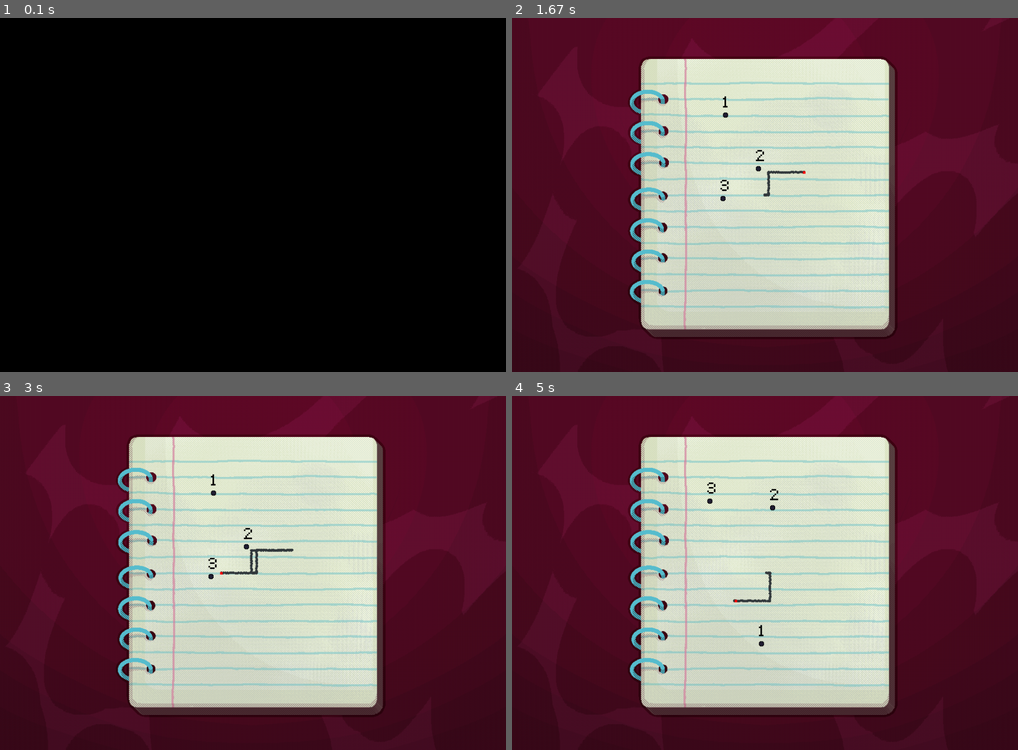
Above: before the commit, frames 1-4 (two rows, left to right).
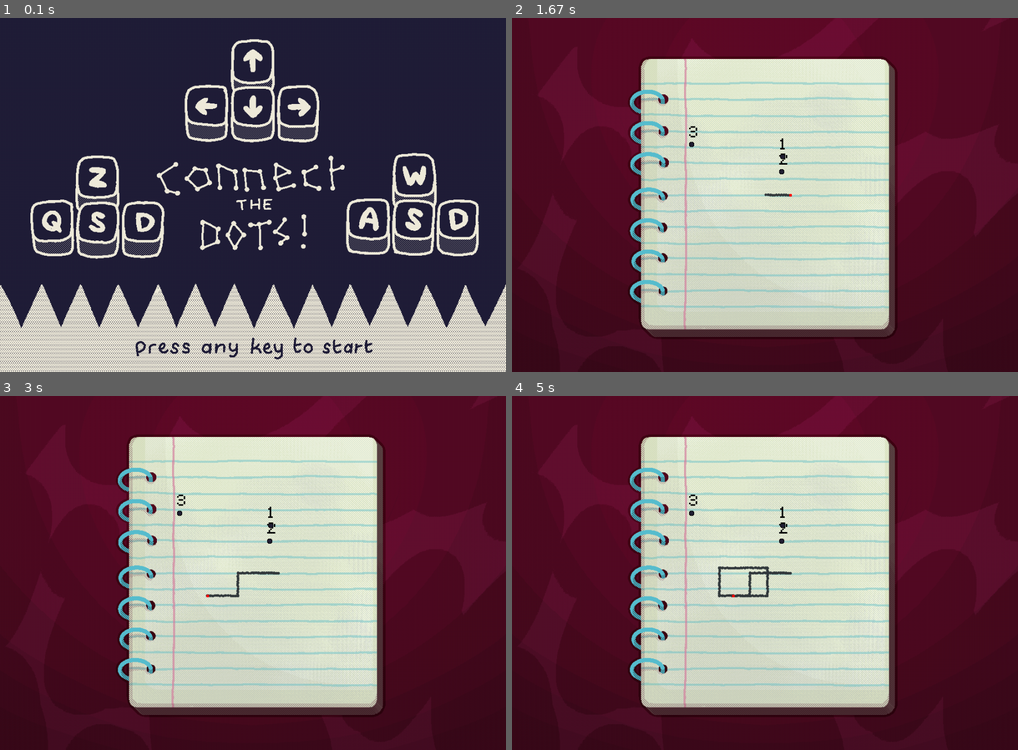
Above: after the commit, the same moments.

Repository: chmestan/Pygame---Connect-the-dots
Game: pygame game, started from game.py
Same seed, same stepped clock (60 frames per second), same inputs: the game is played once before the commit and once after it.
Inputs:
- Up to frame 1 (0.1 s): no input
- Up to frame 2 (1.67 s): hold Right 0.33-0.8 s; hold Up 0.83-1.13 s; hold Right 1.17-1.63 s
- Up to frame 3 (3 s): hold Left 1.67-2.2 s; hold Down 2.23-2.53 s; hold Left 2.57-2.97 s
- Up to frame 4 (5 s): hold Up 3-3.37 s; hold Right 3.4-4.03 s; hold Down 4.07-4.43 s; hold Left 4.47-4.93 s; hold Right from 4.97 s (still down)

The runs differ from the first frame. In frame 1, 100% of the frame differs, in the area x 0-100%, y 0-100%; in frame 2, 0.4%; in frame 3, 0.6%; in frame 4, 0.7%.

Commit message:
Add image, sound and bug fixing

Diff:
--- a/game.py
+++ b/game.py
@@ -17,7 +17,6 @@
 play_zone = ((345, 685),(130,570))
 
 def DotPlacements(spacing):
-    spacing = spacing
 
     width0_placement = int(play_zone[0][0]/spacing) + 2
     height0_placement = int(play_zone[1][0]/spacing) + 2
@@ -29,11 +28,10 @@
         for y in range (height0_placement, height1_placement):
             if (x%2 == y%2):
                 pos_list.append((x*spacing,y*spacing))
-
     return pos_list
-dot_placements = DotPlacements(30)
-
-# INITIALISATIONS - pas toucher
+
+
+# INITIALISATIONS - pas touche
 screen = pygame.display.set_mode((WIDTH, HEIGHT))
 pygame.display.set_caption("Connect the dots")
 clock = pygame.time.Clock()
@@ -49,13 +47,19 @@
 # initialisation du nombre de dots
 STARTINGNBOFDOTS = 3
 numberOfDots = STARTINGNBOFDOTS
+dot_placements = DotPlacements(numberOfDots*2)
 
 # Tutorial state
 playing = False
 tutorial = True
-tutorial_bg = pygame.Surface((1000,700)) # capital S, arguments: a tuple with width and height
-tutorial_bg.fill('black')
-tuto_screen_rect = tutorial_bg.get_rect()
+tutorial_image = pygame.image.load('graphics/tuto.png') # capital S, arguments: a tuple with width and height
+tuto_screen_rect = tutorial_image.get_rect()
+
+beep_sound = pygame.mixer.Sound('audio/boop.wav')
+win_sound = pygame.mixer.Sound('audio/win.wav')
+lose_sound = pygame.mixer.Sound('audio/lose.mp3')
+whoosh_sound = pygame.mixer.Sound('audio/whoosh.mp3')
+
 
 class Dot(pygame.sprite.Sprite):
 
@@ -159,6 +163,7 @@
         if sprites_collision:
             dot_index = sprites_collision[0].index
             if dot_index not in dots_reached:
+                beep_sound.play()
                 sprites_collision[0].collision_flag = True
                 dots_reached.append(dot_index)
         return dots_reached
@@ -169,6 +174,7 @@
         if i not in completion_checklist:
             completion_checklist.append(i)
     if dots_reached == completion_checklist:
+        win_sound.play()
         return True
     return False
 
@@ -202,7 +208,7 @@
         else:
             tuto_screen_rect.top += 30
             tuto_screen_moving = True
-    screen.blit(tutorial_bg, tuto_screen_rect)
+    screen.blit(tutorial_image, tuto_screen_rect)
     return tuto_screen_moving
 
 ####################################################################################
@@ -214,6 +220,7 @@
     if (tutorial):
         keys = pygame.key.get_pressed()
         if True in keys:
+            whoosh_sound.play()
             tutorial = False
 
     screen.blit(bgImage,(0,0))
@@ -231,6 +238,7 @@
 
     for i in range(len(dots_reached)):
         if dots_reached[i] != i: #ECHEC
+            lose_sound.play()
             numberOfDots = STARTINGNBOFDOTS
             time.sleep(0.3)
             Clear()
@@ -249,6 +257,7 @@
         time.sleep(0.1)
         Clear()
         numberOfDots +=1
+        dot_placements = DotPlacements(numberOfDots*2)
         SetUp(numberOfDots)
 
     playing = not Tutorial()
Binary file added: graphics/tuto.PNG
Not shown, added: audio/boop.wav
Not shown, added: audio/lose.mp3
Not shown, added: audio/whoosh.mp3
Not shown, added: audio/win.wav
